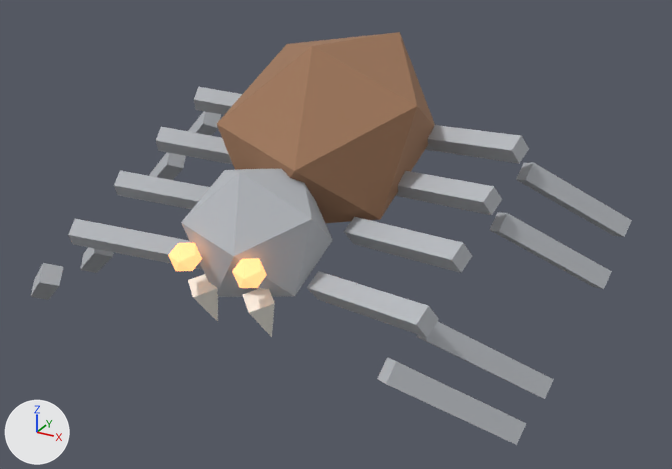
An edit to the glTF model assets/animations/wave2/spider_attack.glb, drawn before and after from the same camera.
Both versions are drawn from a camera (50 mm lens) standing at (1.174, -1.983, 1.239) and looking at (0.099, -0.029, 0.261). Every picture has the same lights, and +X, +Y and +Z are marked at lower left. The picture after the commit comes second. Both versions are drawn at frame 16 of the action 'spider_attack'; the numbers are the values there.

Names of what the first picture shows: 'abdomen', 'lower_r0', 'lower_r1', 'lower_r2', 'lower_r3', 'thorax', 'upper_l0', 'upper_l1', 'upper_r0', 'upper_r1', 'upper_r2', 'upper_r3' and 10 more.
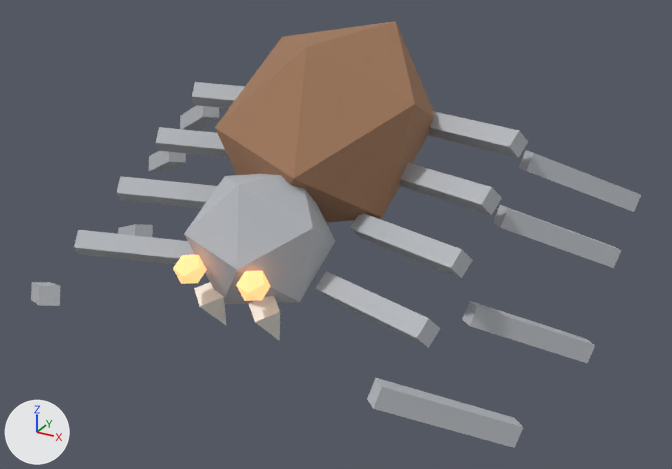
Not drawn themselves, but carrying or shaping drawn objects: ob_torso, ob_upper_l0_001, ob_lower_l0_001, ob_upper_l1_001, ob_lower_l1_001, ob_upper_l2_001, ob_lower_l2_001, ob_upper_l3_001, ob_lower_l3_001, ob_upper_r0_001, ob_lower_r0_001, ob_upper_r1_001, ob_lower_r1_001, ob_upper_r2_001, ob_lower_r2_001, ob_upper_r3_001, ob_lower_r3_001.

What differs and where, as boxes (x1, y1, x2, y2) in the pictures (672 x 469 px):
'abdomen', turned
    before: (217, 32, 435, 223)
    after: (215, 21, 434, 223)
'thorax', turned
    before: (181, 169, 332, 297)
    after: (184, 174, 335, 304)
'lower_r0', turned, moved
    before: (377, 357, 526, 445)
    after: (367, 378, 523, 448)
'lower_r1', turned, moved
    before: (417, 321, 554, 399)
    after: (462, 301, 595, 363)
'lower_r3', turned
    before: (516, 163, 632, 237)
    after: (519, 150, 641, 212)
'lower_r2', turned
    before: (490, 212, 612, 289)
    after: (493, 205, 621, 268)
'upper_r0', turned
    before: (307, 271, 439, 337)
    after: (315, 271, 441, 348)
'upper_r1', turned
    before: (344, 217, 472, 273)
    after: (350, 214, 472, 278)
'upper_l0', turned
    before: (68, 219, 203, 270)
    after: (74, 230, 195, 264)
'upper_r3', turned
    before: (426, 125, 529, 164)
    after: (429, 111, 528, 158)
'upper_r2', turned
    before: (396, 171, 502, 215)
    after: (400, 163, 502, 215)
'upper_l1', turned
    before: (114, 170, 210, 209)
    after: (117, 176, 217, 209)
'upper_l2', turned
    before: (156, 127, 233, 164)
    after: (156, 127, 229, 158)
'upper_l3', turned
    before: (194, 87, 242, 115)
    after: (192, 82, 245, 108)
'fang_2', turned
    before: (243, 289, 275, 337)
    after: (248, 296, 280, 341)
'eye_r.006', turned
    before: (232, 258, 267, 288)
    after: (236, 271, 270, 301)
'eye_l.006', turned
    before: (168, 243, 202, 271)
    after: (173, 255, 207, 284)
'lower_l0', turned, moved
    before: (31, 263, 63, 300)
    after: (31, 282, 60, 306)
'fang_1', turned
    before: (188, 274, 218, 322)
    after: (194, 282, 226, 325)
'lower_l3', turned
    before: (188, 111, 221, 136)
    after: (180, 105, 219, 131)
'lower_l1', turned, moved
    before: (80, 247, 114, 273)
    after: (118, 224, 153, 237)
'lower_l2', turned
    before: (149, 152, 186, 180)
    after: (149, 151, 186, 172)

Diff of the bpy script that builds the scene:
```diff
--- a/assets/animations/wave2/spider_attack.glb.py
+++ b/assets/animations/wave2/spider_attack.glb.py
@@ ob_torso @@
 ob_torso.location = (0.0, 0.0706, 0.442)
-ob_torso.rotation_euler = (0.38, 0.0, 0.0)  # degrees (22, 0, 0)
+ob_torso.rotation_euler = (0.475, 0.0, 0.0)  # degrees (27, 0, 0)
@@ ob_upper_l0_001 @@
 ob_upper_l0_001.location = (-0.33, -0.351, -0.0112)
-ob_upper_l0_001.rotation_euler = (0.25, 0.0, 0.2)  # degrees (14, 0, 11)
+ob_upper_l0_001.rotation_euler = (0.312, 0.0, 0.25)  # degrees (18, 0, 14)
@@ ob_lower_l0_001 @@
 ob_lower_l0_001.parent = ob_upper_l0_001
-ob_lower_l0_001.location = (-0.274, -0.147, 0.016)
-ob_lower_l0_001.rotation_euler = (0.292, 0.0, 0.0)  # degrees (17, 0, 0)
+ob_lower_l0_001.location = (-0.279, -0.179, 0.0583)
+ob_lower_l0_001.rotation_euler = (0.365, 0.0, 0.0)  # degrees (21, 0, 0)
@@ ob_upper_l1_001 @@
 ob_upper_l1_001.location = (-0.33, -0.151, -0.0112)
-ob_upper_l1_001.rotation_euler = (0.25, 0.0, 0.2)  # degrees (14, 0, 11)
+ob_upper_l1_001.rotation_euler = (0.312, 0.0, 0.25)  # degrees (18, 0, 14)
@@ ob_lower_l1_001 @@
 ob_lower_l1_001.parent = ob_upper_l1_001
-ob_lower_l1_001.location = (-0.277, -0.179, -0.0524)
-ob_lower_l1_001.rotation_euler = (0.292, 0.0, 0.0)  # degrees (17, 0, 0)
+ob_lower_l1_001.location = (-0.281, -0.0675, -0.179)
+ob_lower_l1_001.rotation_euler = (0.365, 0.0, 0.0)  # degrees (21, 0, 0)
@@ ob_upper_l2_001 @@
 ob_upper_l2_001.location = (-0.33, 0.0494, -0.0112)
-ob_upper_l2_001.rotation_euler = (0.25, 0.0, 0.2)  # degrees (14, 0, 11)
+ob_upper_l2_001.rotation_euler = (0.312, 0.0, 0.25)  # degrees (18, 0, 14)
@@ ob_lower_l2_001 @@
 ob_lower_l2_001.location = (-0.27, 0.0, -0.11)
-ob_lower_l2_001.rotation_euler = (0.292, 0.0, 0.0)  # degrees (17, 0, 0)
+ob_lower_l2_001.rotation_euler = (0.365, 0.0, 0.0)  # degrees (21, 0, 0)
@@ ob_upper_l3_001 @@
 ob_upper_l3_001.location = (-0.33, 0.249, -0.0112)
-ob_upper_l3_001.rotation_euler = (0.25, 0.0, 0.2)  # degrees (14, 0, 11)
+ob_upper_l3_001.rotation_euler = (0.312, 0.0, 0.25)  # degrees (18, 0, 14)
@@ ob_lower_l3_001 @@
 ob_lower_l3_001.location = (-0.27, 0.0, -0.11)
-ob_lower_l3_001.rotation_euler = (0.292, 0.0, 0.0)  # degrees (17, 0, 0)
+ob_lower_l3_001.rotation_euler = (0.365, 0.0, 0.0)  # degrees (21, 0, 0)
@@ ob_upper_r0_001 @@
 ob_upper_r0_001.location = (0.33, -0.351, -0.0112)
-ob_upper_r0_001.rotation_euler = (0.25, 0.0, -0.2)  # degrees (14, 0, -11)
+ob_upper_r0_001.rotation_euler = (0.312, 0.0, -0.25)  # degrees (18, 0, -14)
@@ ob_lower_r0_001 @@
 ob_lower_r0_001.parent = ob_upper_r0_001
-ob_lower_r0_001.location = (0.274, -0.147, 0.016)
-ob_lower_r0_001.rotation_euler = (0.292, 0.0, 0.0)  # degrees (17, 0, 0)
+ob_lower_r0_001.location = (0.279, -0.179, 0.0583)
+ob_lower_r0_001.rotation_euler = (0.365, 0.0, 0.0)  # degrees (21, 0, 0)
@@ ob_upper_r1_001 @@
 ob_upper_r1_001.location = (0.33, -0.151, -0.0112)
-ob_upper_r1_001.rotation_euler = (0.25, 0.0, -0.2)  # degrees (14, 0, -11)
+ob_upper_r1_001.rotation_euler = (0.312, 0.0, -0.25)  # degrees (18, 0, -14)
@@ ob_lower_r1_001 @@
 ob_lower_r1_001.parent = ob_upper_r1_001
-ob_lower_r1_001.location = (0.277, -0.179, -0.0524)
-ob_lower_r1_001.rotation_euler = (0.292, 0.0, 0.0)  # degrees (17, 0, 0)
+ob_lower_r1_001.location = (0.281, -0.0675, -0.179)
+ob_lower_r1_001.rotation_euler = (0.365, 0.0, 0.0)  # degrees (21, 0, 0)
@@ ob_upper_r2_001 @@
 ob_upper_r2_001.location = (0.33, 0.0494, -0.0112)
-ob_upper_r2_001.rotation_euler = (0.25, 0.0, -0.2)  # degrees (14, 0, -11)
+ob_upper_r2_001.rotation_euler = (0.312, 0.0, -0.25)  # degrees (18, 0, -14)
@@ ob_lower_r2_001 @@
 ob_lower_r2_001.location = (0.27, 0.0, -0.11)
-ob_lower_r2_001.rotation_euler = (0.292, 0.0, 0.0)  # degrees (17, 0, 0)
+ob_lower_r2_001.rotation_euler = (0.365, 0.0, 0.0)  # degrees (21, 0, 0)
@@ ob_upper_r3_001 @@
 ob_upper_r3_001.location = (0.33, 0.249, -0.0112)
-ob_upper_r3_001.rotation_euler = (0.25, 0.0, -0.2)  # degrees (14, 0, -11)
+ob_upper_r3_001.rotation_euler = (0.312, 0.0, -0.25)  # degrees (18, 0, -14)
@@ ob_lower_r3_001 @@
 ob_lower_r3_001.location = (0.27, 0.0, -0.11)
-ob_lower_r3_001.rotation_euler = (0.292, 0.0, 0.0)  # degrees (17, 0, 0)
+ob_lower_r3_001.rotation_euler = (0.365, 0.0, 0.0)  # degrees (21, 0, 0)
```
